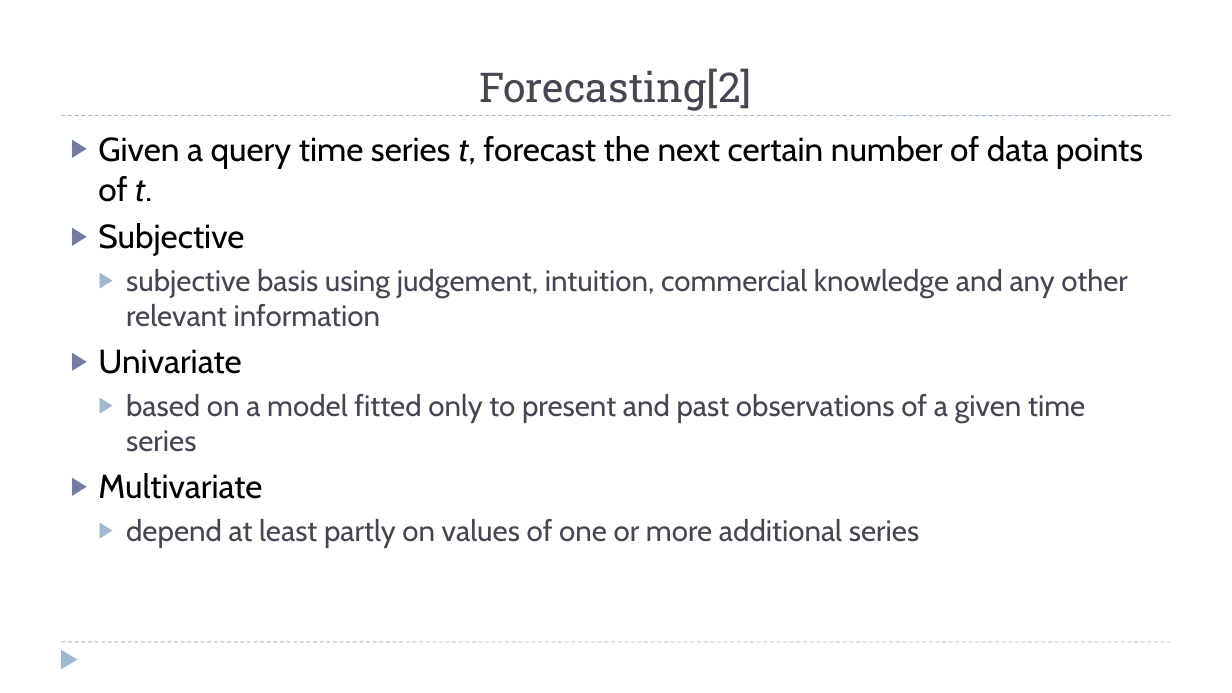
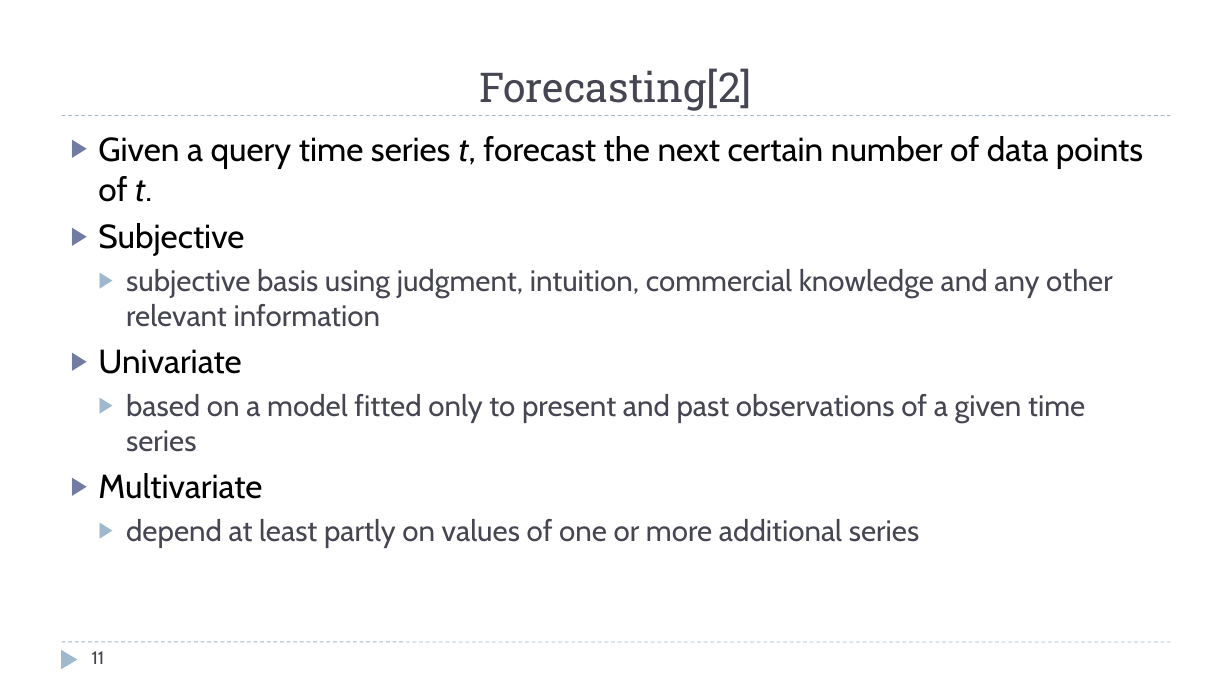
Before and after one commit to zixiaojindao/time-series-survey, a slide deck: slide 11 of slide/tsdm.pptx. Drawn at 1232x693 pixels with LibreOffice and Linux fonts; fonts in the diff are those of the drawing. Boxes give left, top, right and bottom in pixels: in the first picture for what was removed or moved away, otherwise in the second. Text is boxed around its words. In the diff, an @@ line names an element or a change of style, - is before the commit and + after.

```diff
--- a/slide/tsdm.pptx
+++ b/slide/tsdm.pptx
@@ text at box(126, 269, 1113, 327): text changed @@
-  ▶ subjective basis using judgement, intuition, commercial knowledge and any other relevant information
+  ▶ subjective basis using judgment, intuition, commercial knowledge and any other relevant information
@@ page number added at box(92, 651, 105, 664), 14 pt, text #464653 @@
+11
```
Also in this commit, not shown: 61 other slides changed, 1 slide added, 1 slide removed.
